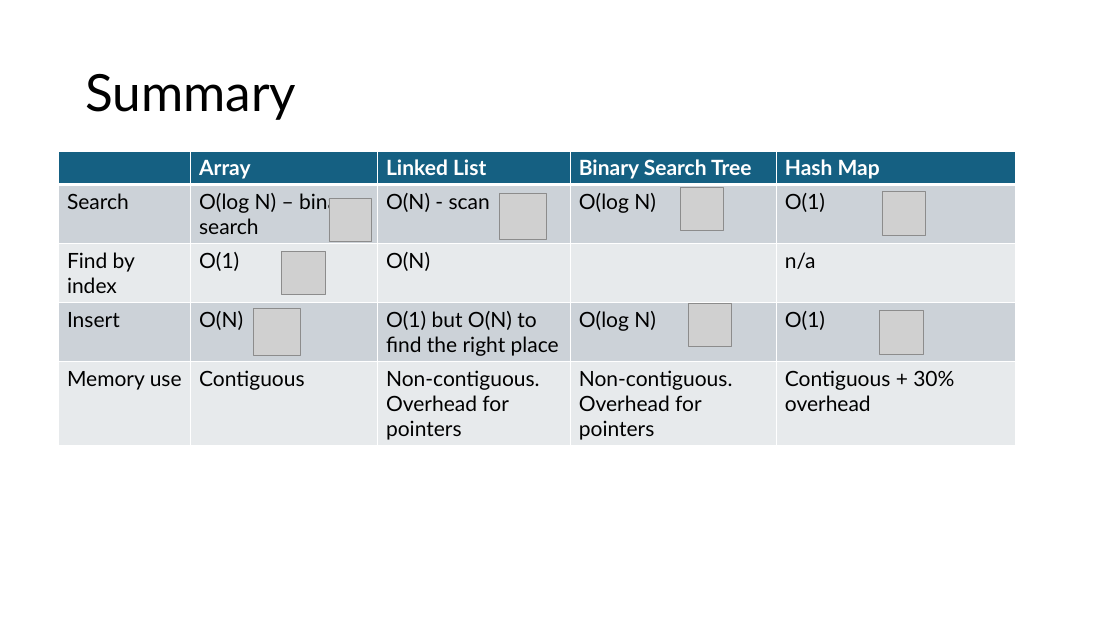
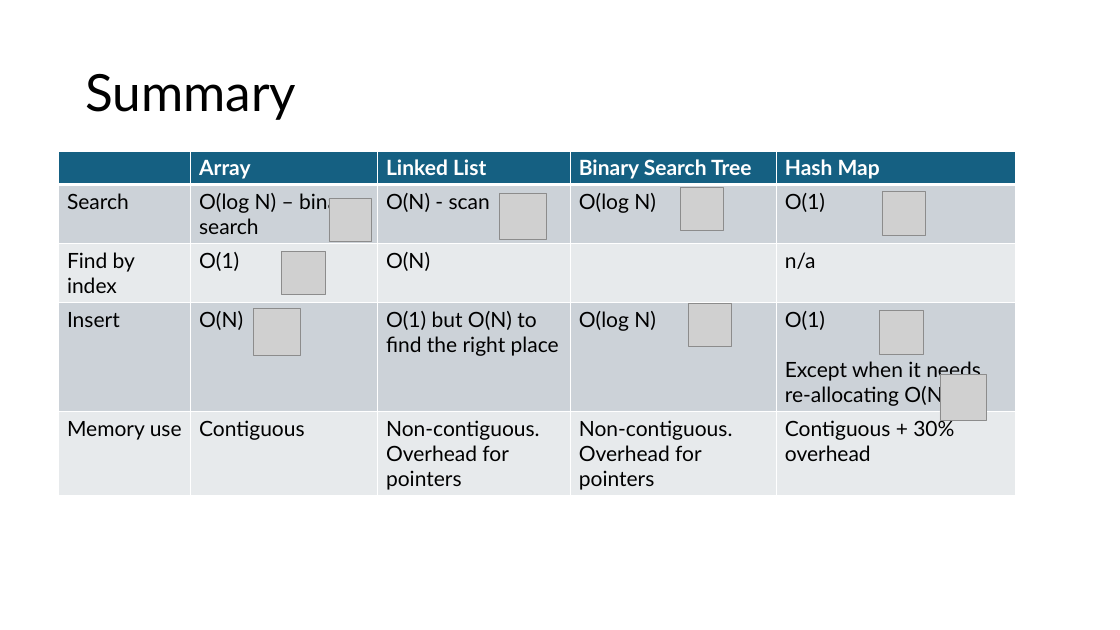
Before and after one commit to wai-t/CompSci, a slide deck: slide 37 of ComputerScience/Data_structures/Data Structures.pptx. Drawn at 1120x630 pixels with LibreOffice and Linux fonts; fonts in the diff are those of the drawing; grey boxes stand for pictures. Boxes give left, top, right and bottom in pixels: in the first picture for what was removed or moved away, otherwise in the second. Text is boxed around its words. In the diff, an @@ line names an element or a change of style, - is before the commit and + after.

```diff
--- a/ComputerScience/Data_structures/Data Structures.pptx
+++ b/ComputerScience/Data_structures/Data Structures.pptx
@@ table at (59, 151, 1017, 496) @@
-row 4, column 5: O(1)
+row 4, column 5: O(1) / Except when it needs re-allocating O(N)
@@ picture added at (940, 374, 986, 420) @@
```
Also in this commit, not shown: 12 other slides changed.
